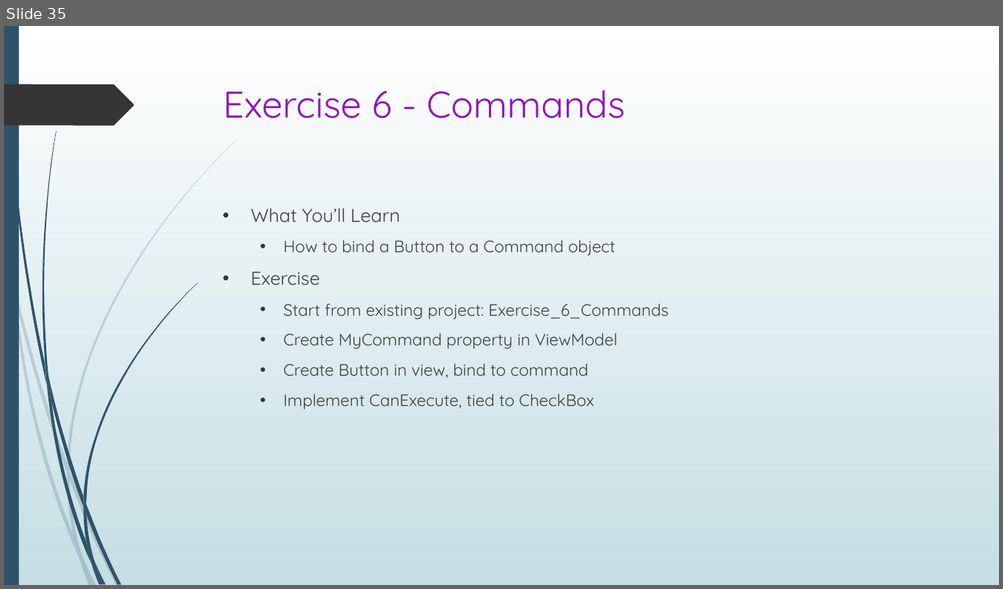
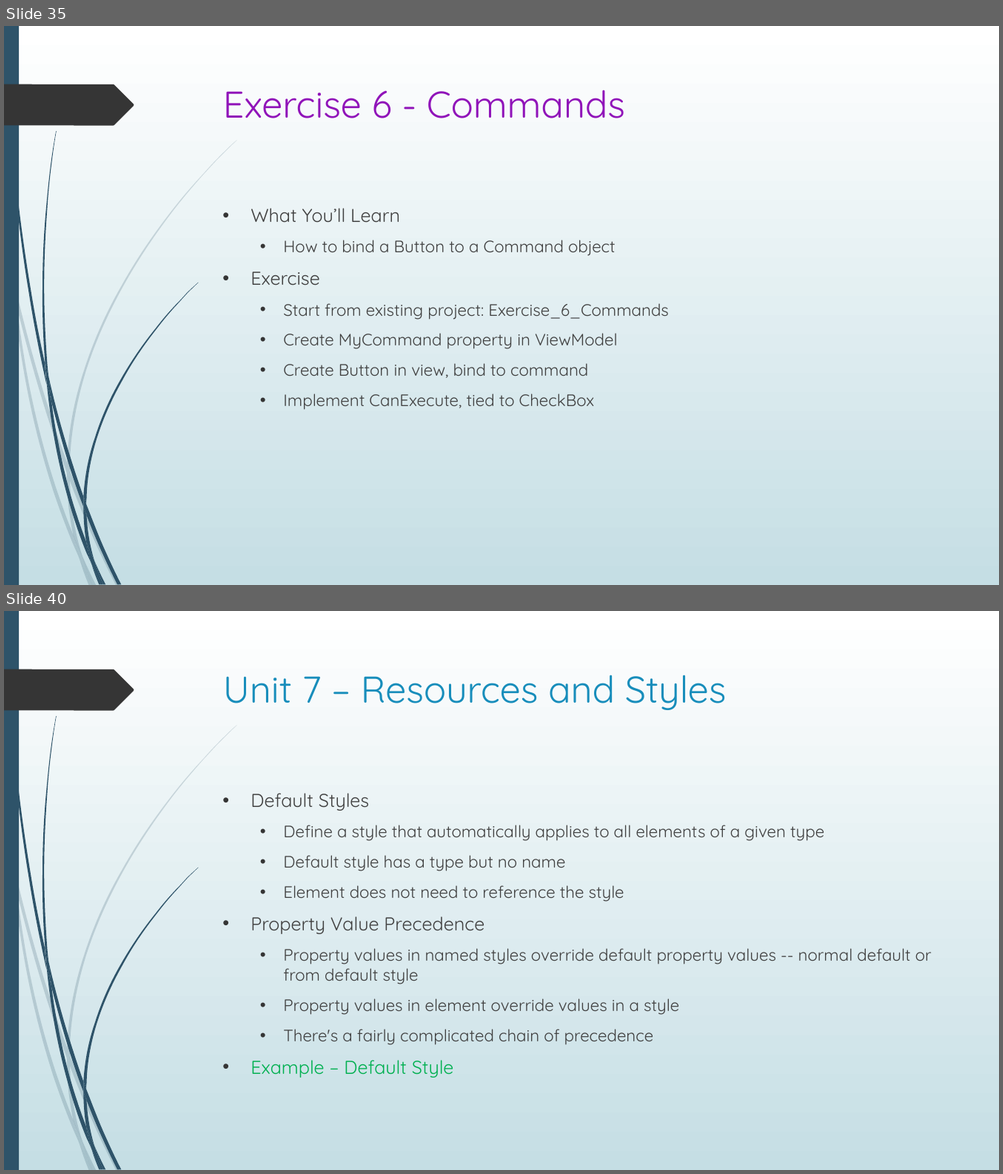
Before and after one commit to seanpsexton/wpf-workshop-solutions, a slide deck: WPF-Workshop-Sexton-Oct2023.pptx. Shown one above the other, each under a label of ours: slide 35 before the commit, slides 35 and 40 after it; the slides between them are not shown. The pictures are 1003x589 and 1003x1174 pixels, drawn with LibreOffice and Linux fonts; fonts in the diff are those of the drawing. Boxes give left, top, right and bottom in pixels: in the first picture for what was removed or moved away, otherwise in the second. Text is boxed around its words. In the diff, an @@ line names an element or a change of style, - is before the commit and + after.

Commit message:
Added content thru Unit 7

```diff
--- a/WPF-Workshop-Sexton-Oct2023.pptx
+++ b/WPF-Workshop-Sexton-Oct2023.pptx
@@ slide 40 added at bbox=[4, 611, 999, 1170], background gradient #FFFFFF to #C5DEE5; not listed: 24 template elements that a slide beside it also shows @@
@@ title added at bbox=[223, 675, 726, 710], 36 pt, text #178DBB @@
+Unit 7 – Resources and Styles
@@ text added at bbox=[250, 793, 931, 1078], 16 pt, text #404040 @@
+• Default Styles
+  • Define a style that automatically applies to all elements of a given type
+  • Default style has a type but no name
+  • Element does not need to reference the style
+• Property Value Precedence
+  • Property values in named styles override default property values -- normal default or from default style
+  • Property values in element override values in a style
+  • There's a fairly complicated chain of precedence
+• Example – Default Style
```
Also in this commit, not shown: 5 other slides added.
